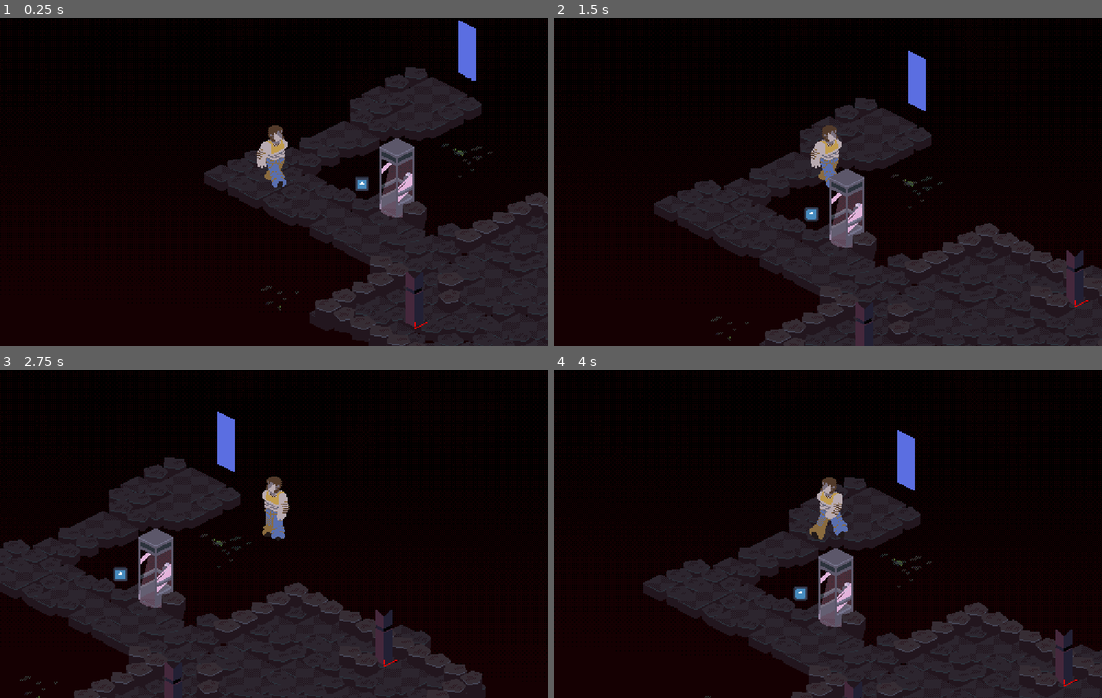
Above: before the commit, frames 1-4 (two rows, left to right).
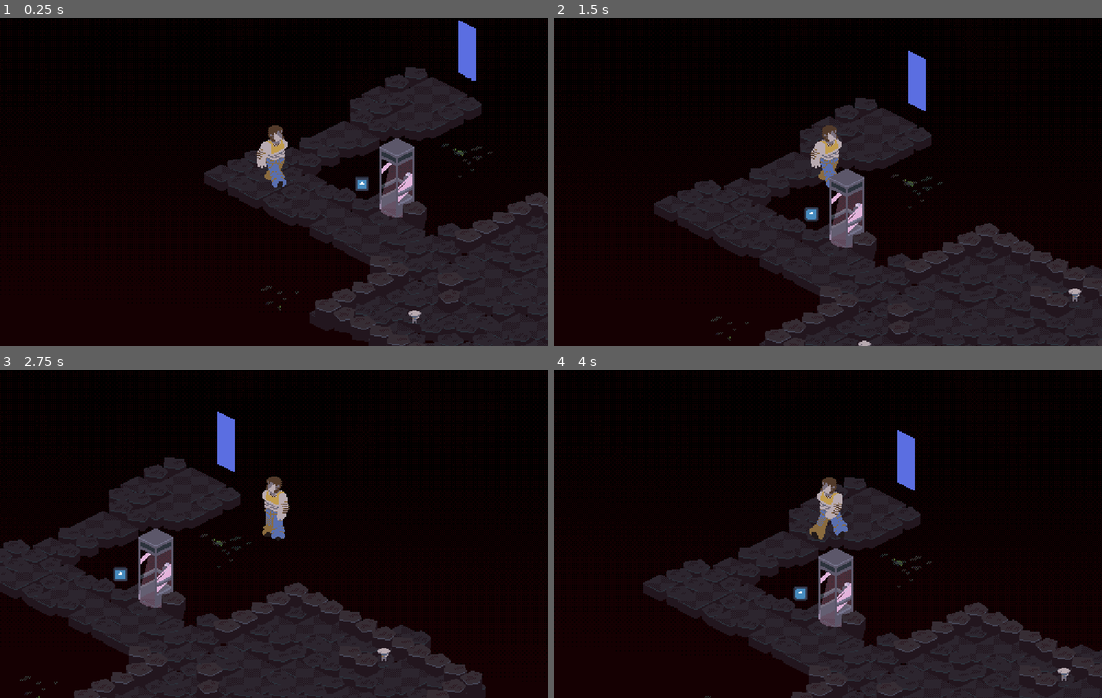
Above: after the commit, the same moments.

Repository: webcatzz/bad-dream
Game: Godot game, scene res://world/loader.tscn
Same seed, same stepped clock (60 frames per second), same inputs: the game is played once before the commit and once after it. The engine's default icon, where the game draws it, is replaced by a stand-in: a white triangle on a blue panel in a dark square.
Inputs (mouse positions are in pixels of both pictures, inside the frame that each line leads up to):
- Up to frame 1 (0.25 s): no input
- Up to frame 2 (1.5 s): tap Enter (ui_accept) at 0.5, 0.77 s; move the mouse to (948, 165) at 0.52 s; hold W (move_right) 0.53-1.28 s; hold Shift (shift) 0.53-1.28 s; click (948, 165) at 0.67 s; move the mouse to (718, 198) at 1.27 s; hold S (move_down) from 1.28 s (still down); tap P at 1.35 s; click (718, 198) at 1.42 s
- Up to frame 3 (2.75 s): tap Enter (ui_accept) at 1.52 s; move the mouse to (328, 461) at 2.02 s; release S (move_down) at 2.03 s; hold W (move_right) from 2.03 s (still down); hold Shift (shift) from 2.03 s (still down); click (328, 461) at 2.17 s
- Up to frame 4 (4 s): move the mouse to (800, 599) at 2.77 s; release W (move_right) at 2.78 s; release Shift (shift) at 2.78 s; hold Q (move_up) 2.78-3.53 s; tap P at 2.85 s; click (800, 599) at 2.92 s; tap Enter (ui_accept) at 3.02, 3.77 s; move the mouse to (992, 583) at 3.52 s; hold A (move_left) from 3.53 s (still down); hold Shift (shift) from 3.53 s (still down); click (992, 583) at 3.67 s

The runs differ from the first frame. In frame 1, 0.3% of the frame differs, in the area x 74-78%, y 77-95%; in frame 2, 0.5%, in the area x 55-98%, y 70-100%; in frame 3, 0.5%; in frame 4, 0.4%.

Commit message:
pathfinding fixes + fungus sprites

Diff:
--- a/asset/actor/sprite/default.tres
+++ b/asset/actor/sprite/default.tres
@@ -57,7 +57,7 @@
 "texture": SubResource("AtlasTexture_iu8e8")
 }],
 "loop": true,
-"name": &"face_down",
+"name": &"idle_down",
 "speed": 5.0
 }, {
 "frames": [{
@@ -65,7 +65,7 @@
 "texture": SubResource("AtlasTexture_n3uta")
 }],
 "loop": true,
-"name": &"face_left",
+"name": &"idle_left",
 "speed": 5.0
 }, {
 "frames": [{
@@ -73,7 +73,7 @@
 "texture": SubResource("AtlasTexture_6xpai")
 }],
 "loop": true,
-"name": &"face_right",
+"name": &"idle_right",
 "speed": 5.0
 }, {
 "frames": [{
@@ -81,7 +81,7 @@
 "texture": SubResource("AtlasTexture_rieyw")
 }],
 "loop": true,
-"name": &"face_up",
+"name": &"idle_up",
 "speed": 5.0
 }, {
 "frames": [{
--- /dev/null
+++ b/asset/actor/sprite/fungus.tres
@@ -0,0 +1,91 @@
+[gd_resource type="SpriteFrames" load_steps=10 format=3 uid="uid://dij16ejkcheu6"]
+
+[ext_resource type="Texture2D" uid="uid://vw6pd0f5wum0" path="res://asset/actor/sprite/fungus.png" id="1_1pcap"]
+
+[sub_resource type="AtlasTexture" id="AtlasTexture_6an4u"]
+atlas = ExtResource("1_1pcap")
+region = Rect2(64, 32, 32, 32)
+
+[sub_resource type="AtlasTexture" id="AtlasTexture_esg2i"]
+atlas = ExtResource("1_1pcap")
+region = Rect2(32, 32, 32, 32)
+
+[sub_resource type="AtlasTexture" id="AtlasTexture_3oawf"]
+atlas = ExtResource("1_1pcap")
+region = Rect2(0, 0, 32, 32)
+
+[sub_resource type="AtlasTexture" id="AtlasTexture_3d6cd"]
+atlas = ExtResource("1_1pcap")
+region = Rect2(32, 0, 32, 32)
+
+[sub_resource type="AtlasTexture" id="AtlasTexture_h0i4r"]
+atlas = ExtResource("1_1pcap")
+region = Rect2(64, 0, 32, 32)
+
+[sub_resource type="AtlasTexture" id="AtlasTexture_oq7u8"]
+atlas = ExtResource("1_1pcap")
+region = Rect2(0, 0, 32, 32)
+
+[sub_resource type="AtlasTexture" id="AtlasTexture_veyxr"]
+atlas = ExtResource("1_1pcap")
+region = Rect2(96, 0, 32, 32)
+
+[sub_resource type="AtlasTexture" id="AtlasTexture_w1nxf"]
+atlas = ExtResource("1_1pcap")
+region = Rect2(128, 0, 32, 32)
+
+[resource]
+animations = [{
+"frames": [],
+"loop": true,
+"name": &"attack",
+"speed": 5.0
+}, {
+"frames": [{
+"duration": 1.0,
+"texture": SubResource("AtlasTexture_6an4u")
+}, {
+"duration": 1.0,
+"texture": SubResource("AtlasTexture_esg2i")
+}],
+"loop": true,
+"name": &"hurt",
+"speed": 10.0
+}, {
+"frames": [{
+"duration": 1.0,
+"texture": SubResource("AtlasTexture_3oawf")
+}],
+"loop": true,
+"name": &"idle",
+"speed": 5.0
+}, {
+"frames": [{
+"duration": 0.5,
+"texture": SubResource("AtlasTexture_3d6cd")
+}, {
+"duration": 1.0,
+"texture": SubResource("AtlasTexture_h0i4r")
+}, {
+"duration": 0.5,
+"texture": SubResource("AtlasTexture_3d6cd")
+}, {
+"duration": 1.0,
+"texture": SubResource("AtlasTexture_oq7u8")
+}, {
+"duration": 0.5,
+"texture": SubResource("AtlasTexture_veyxr")
+}, {
+"duration": 1.0,
+"texture": SubResource("AtlasTexture_w1nxf")
+}, {
+"duration": 0.5,
+"texture": SubResource("AtlasTexture_veyxr")
+}, {
+"duration": 1.0,
+"texture": SubResource("AtlasTexture_oq7u8")
+}],
+"loop": true,
+"name": &"move",
+"speed": 10.0
+}]
--- /dev/null
+++ b/asset/actor/sprite/fungus2.tres
@@ -0,0 +1,126 @@
+[gd_resource type="SpriteFrames" load_steps=15 format=3 uid="uid://bvdfj5mwyubmf"]
+
+[ext_resource type="Texture2D" uid="uid://1jqe5saokva6" path="res://asset/actor/sprite/fungus2.png" id="2_r165k"]
+
+[sub_resource type="AtlasTexture" id="AtlasTexture_t7rr6"]
+atlas = ExtResource("2_r165k")
+region = Rect2(0, 64, 32, 32)
+
+[sub_resource type="AtlasTexture" id="AtlasTexture_22i3g"]
+atlas = ExtResource("2_r165k")
+region = Rect2(32, 64, 32, 32)
+
+[sub_resource type="AtlasTexture" id="AtlasTexture_jbdwc"]
+atlas = ExtResource("2_r165k")
+region = Rect2(64, 64, 32, 32)
+
+[sub_resource type="AtlasTexture" id="AtlasTexture_rf1id"]
+atlas = ExtResource("2_r165k")
+region = Rect2(96, 64, 32, 32)
+
+[sub_resource type="AtlasTexture" id="AtlasTexture_jfpgo"]
+atlas = ExtResource("2_r165k")
+region = Rect2(128, 64, 32, 32)
+
+[sub_resource type="AtlasTexture" id="AtlasTexture_d4kel"]
+atlas = ExtResource("2_r165k")
+region = Rect2(64, 32, 32, 32)
+
+[sub_resource type="AtlasTexture" id="AtlasTexture_crr31"]
+atlas = ExtResource("2_r165k")
+region = Rect2(32, 32, 32, 32)
+
+[sub_resource type="AtlasTexture" id="AtlasTexture_hpyox"]
+atlas = ExtResource("2_r165k")
+region = Rect2(0, 0, 32, 32)
+
+[sub_resource type="AtlasTexture" id="AtlasTexture_58g61"]
+atlas = ExtResource("2_r165k")
+region = Rect2(32, 0, 32, 32)
+
+[sub_resource type="AtlasTexture" id="AtlasTexture_tgf1h"]
+atlas = ExtResource("2_r165k")
+region = Rect2(64, 0, 32, 32)
+
+[sub_resource type="AtlasTexture" id="AtlasTexture_o4qyc"]
+atlas = ExtResource("2_r165k")
+region = Rect2(0, 0, 32, 32)
+
+[sub_resource type="AtlasTexture" id="AtlasTexture_nh21r"]
+atlas = ExtResource("2_r165k")
+region = Rect2(96, 0, 32, 32)
+
+[sub_resource type="AtlasTexture" id="AtlasTexture_dor53"]
+atlas = ExtResource("2_r165k")
+region = Rect2(128, 0, 32, 32)
+
+[resource]
+animations = [{
+"frames": [{
+"duration": 1.0,
+"texture": SubResource("AtlasTexture_t7rr6")
+}, {
+"duration": 1.0,
+"texture": SubResource("AtlasTexture_22i3g")
+}, {
+"duration": 1.0,
+"texture": SubResource("AtlasTexture_jbdwc")
+}, {
+"duration": 1.0,
+"texture": SubResource("AtlasTexture_rf1id")
+}, {
+"duration": 1.0,
+"texture": SubResource("AtlasTexture_jfpgo")
+}],
+"loop": true,
+"name": &"attack",
+"speed": 10.0
+}, {
+"frames": [{
+"duration": 1.0,
+"texture": SubResource("AtlasTexture_d4kel")
+}, {
+"duration": 1.0,
+"texture": SubResource("AtlasTexture_crr31")
+}],
+"loop": true,
+"name": &"hurt",
+"speed": 10.0
+}, {
+"frames": [{
+"duration": 1.0,
+"texture": SubResource("AtlasTexture_hpyox")
+}],
+"loop": true,
+"name": &"idle",
+"speed": 5.0
+}, {
+"frames": [{
+"duration": 0.5,
+"texture": SubResource("AtlasTexture_58g61")
+}, {
+"duration": 1.0,
+"texture": SubResource("AtlasTexture_tgf1h")
+}, {
+"duration": 0.5,
+"texture": SubResource("AtlasTexture_58g61")
+}, {
+"duration": 1.0,
+"texture": SubResource("AtlasTexture_o4qyc")
+}, {
+"duration": 0.5,
+"texture": SubResource("AtlasTexture_nh21r")
+}, {
+"duration": 1.0,
+"texture": SubResource("AtlasTexture_dor53")
+}, {
+"duration": 0.5,
+"texture": SubResource("AtlasTexture_nh21r")
+}, {
+"duration": 1.0,
+"texture": SubResource("AtlasTexture_o4qyc")
+}],
+"loop": true,
+"name": &"move",
+"speed": 10.0
+}]
--- a/asset/actor/sprite/woodcarver.tres
+++ b/asset/actor/sprite/woodcarver.tres
@@ -57,7 +57,7 @@
 "texture": SubResource("AtlasTexture_pjp1g")
 }],
 "loop": true,
-"name": &"face_down",
+"name": &"idle_down",
 "speed": 5.0
 }, {
 "frames": [{
@@ -65,7 +65,7 @@
 "texture": SubResource("AtlasTexture_i7xhw")
 }],
 "loop": true,
-"name": &"face_left",
+"name": &"idle_left",
 "speed": 5.0
 }, {
 "frames": [{
@@ -73,7 +73,7 @@
 "texture": SubResource("AtlasTexture_5x01w")
 }],
 "loop": true,
-"name": &"face_right",
+"name": &"idle_right",
 "speed": 5.0
 }, {
 "frames": [{
@@ -81,7 +81,7 @@
 "texture": SubResource("AtlasTexture_68g1s")
 }],
 "loop": true,
-"name": &"face_up",
+"name": &"idle_up",
 "speed": 5.0
 }, {
 "frames": [{
--- a/node/actor/actor.gd
+++ b/node/actor/actor.gd
@@ -20,7 +20,6 @@
 
 ## Toggles the spotlight and plays sfx.
 func set_spotlight(value: bool) -> void:
-	return
 	if value != $DuringTurn/Spotlight.visible:
 		$DuringTurn/Spotlight.visible = value
 		if value: $SFX/SpotlightOn.play()
@@ -45,8 +44,10 @@
 	# updating variables
 	data.node = self
 	data.position = Iso.to_grid(position)
+	# sprite
 	_sprite.sprite_frames = data.sprite
-	_set_sprite_idle()
+	_sprite.offset = data.sprite_offset
+	_set_sprite_anim("idle")
 
 	# orientation
 	data.position_changed.connect(_on_position_changed)
@@ -130,23 +131,16 @@
 
 # sprite
 
-func _set_sprite_idle() -> void:
-	match data.facing:
-		Vector2i.DOWN: _sprite.animation = &"face_down"
-		Vector2i.UP: _sprite.animation = &"face_up"
-		Vector2i.LEFT: _sprite.animation = &"face_left"
-		Vector2i.RIGHT: _sprite.animation = &"face_right"
-
-
-func _set_sprite_move() -> void:
-	match data.facing:
-		Vector2i.DOWN: _sprite.animation = &"move_down"
-		Vector2i.UP: _sprite.animation = &"move_up"
-		Vector2i.LEFT: _sprite.animation = &"move_left"
-		Vector2i.RIGHT: _sprite.animation = &"move_right"
+func _set_sprite_anim(anim: String) -> void:
+	if data.sprite.has_animation(anim): _sprite.animation = anim
+	else: match data.facing:
+		Vector2i.DOWN: _sprite.animation = anim + "_down"
+		Vector2i.UP: _sprite.animation = anim + "_up"
+		Vector2i.LEFT: _sprite.animation = anim + "_left"
+		Vector2i.RIGHT: _sprite.animation = anim + "_right"
 
 
 func _advance_sprite_frame(by: int = 1) -> void:
 	var frame: int = _sprite.frame + by
-	_set_sprite_move()
+	_set_sprite_anim("move")
 	_sprite.frame = frame % _sprite.sprite_frames.get_frame_count(_sprite.animation)
--- a/node/actor/actor.tscn
+++ b/node/actor/actor.tscn
@@ -27,38 +27,26 @@
 tracks/1/type = "value"
 tracks/1/imported = false
 tracks/1/enabled = true
-tracks/1/path = NodePath("Sprite:offset")
+tracks/1/path = NodePath(".:modulate")
 tracks/1/interp = 1
 tracks/1/loop_wrap = true
 tracks/1/keys = {
 "times": PackedFloat32Array(0),
 "transitions": PackedFloat32Array(1),
 "update": 0,
-"values": [Vector2(0, -24)]
+"values": [Color(1, 1, 1, 1)]
 }
 tracks/2/type = "value"
 tracks/2/imported = false
 tracks/2/enabled = true
-tracks/2/path = NodePath(".:modulate")
+tracks/2/path = NodePath("Sprite:offset:x")
 tracks/2/interp = 1
 tracks/2/loop_wrap = true
 tracks/2/keys = {
 "times": PackedFloat32Array(0),
 "transitions": PackedFloat32Array(1),
-"update": 0,
-"values": [Color(1, 1, 1, 1)]
-}
-tracks/3/type = "value"
-tracks/3/imported = false
-tracks/3/enabled = true
-tracks/3/path = NodePath("Sprite:frame_coords")
-tracks/3/interp = 1
-tracks/3/loop_wrap = true
-tracks/3/keys = {
-"times": PackedFloat32Array(0),
-"transitions": PackedFloat32Array(1),
 "update": 1,
-"values": [Vector2i(0, 0)]
+"values": [0.0]
 }
 
 [sub_resource type="Animation" id="Animation_rbjyw"]
@@ -78,14 +66,14 @@
 tracks/1/type = "value"
 tracks/1/imported = false
 tracks/1/enabled = true
-tracks/1/path = NodePath("Sprite:offset")
+tracks/1/path = NodePath("Sprite:offset:x")
 tracks/1/interp = 1
 tracks/1/loop_wrap = true
 tracks/1/keys = {
 "times": PackedFloat32Array(0.1, 0.2, 0.3),
 "transitions": PackedFloat32Array(1, 1, 1),
 "update": 1,
-"values": [Vector2(4, -24), Vector2(-4, -24), Vector2(0, -24)]
+"values": [4.0, -4.0, 0.0]
 }
 
 [sub_resource type="Animation" id="Animation_jtl2j"]
--- a/node/actor/party_actor.gd
+++ b/node/actor/party_actor.gd
@@ -46,9 +46,9 @@
 		)
 
 		if Data.get_leader().node.input:
-			_set_sprite_move()
+			_set_sprite_anim("move")
 		else:
-			_set_sprite_idle()
+			_set_sprite_anim("idle")
 
 
 
@@ -112,7 +112,7 @@
 	data.move.call_deferred(Data.get_leader().position)
 
 	_sprite.stop()
-	_set_sprite_move()
+	_set_sprite_anim("move")
 	_sprite.frame = 1
 
 
--- a/node/actor/player_actor.gd
+++ b/node/actor/player_actor.gd
@@ -58,11 +58,11 @@
 
 		if input:
 			data.facing = Iso.to_grid(Iso.get_direction(input))
-			_set_sprite_move()
+			_set_sprite_anim("move")
 			_sprite.play()
 			get_viewport().set_input_as_handled()
 		else:
-			_set_sprite_idle()
+			_set_sprite_anim("idle")
 
 
 func _physics_process(_delta: float) -> void:
@@ -89,7 +89,7 @@
 	data.position = Iso.to_grid(position)
 
 	_sprite.stop()
-	_set_sprite_move()
+	_set_sprite_anim("move")
 	_sprite.frame = 1
 
 
--- a/node/astar_draw.gd
+++ b/node/astar_draw.gd
@@ -1,26 +1,27 @@
 extends Node2D
 
 
-func _ready() -> void:
-	visible = false
-	z_index = 5
-	Battle.started.connect(update)
-	Battle.ended.connect(set_visible.bind(false))
+func _draw() -> void:
+	if not Battle.active: return
+
+	var mouse_pos: Vector2 = get_local_mouse_position().snapped(Vector2(16, 8))
+
+	for x in Battle.field.region.size.x: for y in Battle.field.region.size.y:
+		var point: Vector2i = Vector2i(x, y) + Battle.field.region.position
+
+		if not Battle.field.is_point_solid(point):
+			draw_circle(Iso.from_grid(point), 2, Color.RED)
+		if not Battle.field.is_point_travellable(point):
+			draw_circle(Iso.from_grid(point), 2, Color.ORANGE)
+
+		if Iso.from_grid(point) == mouse_pos:
+			draw_string(
+				ThemeDB.get_project_theme().default_font,
+				Iso.from_grid(point) + Vector2(8, 3),
+				str(point),
+				0, -1, 10
+			)
 
 
-func update() -> void:
-	visible = true
+func _process(_delta: float) -> void:
 	queue_redraw()
-
-
-func _draw() -> void:
-	if visible and Data.get_flag("draw_astar"):
-		for x in Battle.field.region.size.x: for y in Battle.field.region.size.y:
-			var point: Vector2i = Vector2i(x, y) + Battle.field.region.position
-
-			if not Battle.field.is_point_solid(point):
-				draw_string(
-					ThemeDB.get_project_theme().default_font,
-					Iso.from_grid(point),
-					str(Battle.field.get_point_weight_scale(point))
-				)
--- a/node/save_point.tscn
+++ b/node/save_point.tscn
@@ -252,6 +252,23 @@
 "values": [false]
 }
 
+[sub_resource type="Animation" id="Animation_qthjj"]
+resource_name = "plug_in"
+length = 0.5
+step = 0.025
+tracks/0/type = "value"
+tracks/0/imported = false
+tracks/0/enabled = true
+tracks/0/path = NodePath("UI/Margins/Plug/Mask/Sprite:position")
+tracks/0/interp = 2
+tracks/0/loop_wrap = true
+tracks/0/keys = {
+"times": PackedFloat32Array(0, 0.2, 0.3, 0.4, 0.45, 0.5),
+"transitions": PackedFloat32Array(1, 1, 1, 1, 1, 1),
+"update": 1,
+"values": [Vector2(48, 12), Vector2(8, 2), Vector2(8, 2), Vector2(0, 0), Vector2(2, 0.5), Vector2(0, 0)]
+}
+
 [sub_resource type="Animation" id="Animation_sy7ys"]
 resource_name = "plug_out"
 length = 0.5
@@ -267,23 +284,6 @@
 "transitions": PackedFloat32Array(1, 1, 1, 1, 1),
 "update": 1,
 "values": [Vector2(0, 0), Vector2(4, 1), Vector2(48, 12), Vector2(52, 13), Vector2(48, 12)]
-}
-
-[sub_resource type="Animation" id="Animation_qthjj"]
-resource_name = "plug_in"
-length = 0.5
-step = 0.025
-tracks/0/type = "value"
-tracks/0/imported = false
-tracks/0/enabled = true
-tracks/0/path = NodePath("UI/Margins/Plug/Mask/Sprite:position")
-tracks/0/interp = 2
-tracks/0/loop_wrap = true
-tracks/0/keys = {
-"times": PackedFloat32Array(0, 0.2, 0.3, 0.4, 0.45, 0.5),
-"transitions": PackedFloat32Array(1, 1, 1, 1, 1, 1),
-"update": 1,
-"values": [Vector2(48, 12), Vector2(8, 2), Vector2(8, 2), Vector2(0, 0), Vector2(2, 0.5), Vector2(0, 0)]
 }
 
 [sub_resource type="AnimationLibrary" id="AnimationLibrary_kaywy"]
--- a/resource/actor/enemy1.tres
+++ /dev/null
@@ -1,21 +0,0 @@
-[gd_resource type="Resource" load_steps=3 format=3 uid="uid://caiv82vs4t3u1"]
-
-[ext_resource type="Resource" uid="uid://c520hdu6q2tad" path="res://resource/action/default.tres" id="1_lph7o"]
-[ext_resource type="Script" path="res://resource/actor/enemy_actor.gd" id="2_hxqhm"]
-
-[resource]
-script = ExtResource("2_hxqhm")
-keep_distance = 0
-preferred_facing = Vector2i(0, 1)
-name = "Enemy1"
-description = "..."
-max_health = 10
-defense = 0
-resistance = 0
-evasion = 0.0
-tiles_per_turn = 5
-actions_per_turn = 1
-actions = Array[Resource("res://resource/script/action.gd")]([ExtResource("1_lph7o")])
-attributes = Array[Resource("res://resource/script/attribute.gd")]([])
-weak_against = Array[int]([])
-strong_against = Array[int]([])
--- a/resource/actor/enemy2.tres
+++ /dev/null
@@ -1,22 +0,0 @@
-[gd_resource type="Resource" load_steps=3 format=3 uid="uid://y7mxhcoo4325"]
-
-[ext_resource type="Resource" uid="uid://c520hdu6q2tad" path="res://resource/action/default.tres" id="1_3gkt4"]
-[ext_resource type="Script" path="res://resource/actor/enemy_actor.gd" id="2_qsjf1"]
-
-[resource]
-script = ExtResource("2_qsjf1")
-type = 0
-keep_distance = 0
-in_party = false
-name = "Enemy2"
-description = "..."
-max_health = 10
-defense = 0
-resistance = 0
-evasion = 1.0
-tiles_per_turn = 5
-actions_per_turn = 1
-actions = Array[Resource("res://resource/script/action.gd")]([ExtResource("1_3gkt4")])
-attributes = Array[Resource("res://resource/script/attribute.gd")]([])
-weak_against = Array[int]([])
-strong_against = Array[int]([])
--- a/resource/actor/enemy_actor.gd
+++ b/resource/actor/enemy_actor.gd
@@ -69,8 +69,11 @@
 		var target_point: Vector2i = actor.position + offset
 		if not Battle.field.is_point_travellable(target_point, node.get_rid()): continue
 
-		var path: PackedVector2Array = get_path_to(target_point + Iso.rotate_grid_vector(offset, preferred_facing))
-		if not path: continue
+		var pre_target_point: Vector2i = target_point + Iso.rotate_grid_vector(offset, preferred_facing)
+		if not Battle.field.is_point_travellable(pre_target_point, node.get_rid()): continue
+
+		var path: PackedVector2Array = get_path_to(pre_target_point)
+		if not path and position != pre_target_point: continue
 
 		path.append(target_point)
 		paths.append(path)
--- /dev/null
+++ b/resource/actor/fungus.tres
@@ -0,0 +1,24 @@
+[gd_resource type="Resource" load_steps=4 format=3 uid="uid://caiv82vs4t3u1"]
+
+[ext_resource type="Resource" uid="uid://c520hdu6q2tad" path="res://resource/action/default.tres" id="1_k68rh"]
+[ext_resource type="Script" path="res://resource/actor/enemy_actor.gd" id="2_go37j"]
+[ext_resource type="SpriteFrames" uid="uid://bvdfj5mwyubmf" path="res://asset/actor/sprite/fungus2.tres" id="3_xnmgn"]
+
+[resource]
+script = ExtResource("2_go37j")
+keep_distance = 0
+preferred_facing = Vector2i(0, 1)
+name = "Fungus"
+description = "..."
+max_health = 10
+defense = 0
+resistance = 0
+evasion = 0.0
+tiles_per_turn = 5
+actions_per_turn = 1
+actions = Array[Resource("res://resource/script/action.gd")]([ExtResource("1_k68rh")])
+attributes = Array[Resource("res://resource/script/attribute.gd")]([])
+weak_against = Array[int]([])
+strong_against = Array[int]([])
+sprite = ExtResource("3_xnmgn")
+sprite_offset = Vector2i(0, -6)
--- /dev/null
+++ b/resource/actor/fungus2.tres
@@ -0,0 +1,24 @@
+[gd_resource type="Resource" load_steps=4 format=3 uid="uid://y7mxhcoo4325"]
+
+[ext_resource type="Resource" uid="uid://c520hdu6q2tad" path="res://resource/action/default.tres" id="1_n4kps"]
+[ext_resource type="Script" path="res://resource/actor/enemy_actor.gd" id="2_0uhra"]
+[ext_resource type="SpriteFrames" uid="uid://bvdfj5mwyubmf" path="res://asset/actor/sprite/fungus2.tres" id="3_bb8kk"]
+
+[resource]
+script = ExtResource("2_0uhra")
+keep_distance = 0
+preferred_facing = Vector2i(0, 0)
+name = "Fungus2"
+description = "..."
+max_health = 10
+defense = 0
+resistance = 0
+evasion = 1.0
+tiles_per_turn = 5
+actions_per_turn = 1
+actions = Array[Resource("res://resource/script/action.gd")]([ExtResource("1_n4kps")])
+attributes = Array[Resource("res://resource/script/attribute.gd")]([])
+weak_against = Array[int]([])
+strong_against = Array[int]([])
+sprite = ExtResource("3_bb8kk")
+sprite_offset = Vector2i(0, -6)
--- a/resource/actor/woodcarver.tres
+++ b/resource/actor/woodcarver.tres
@@ -11,7 +11,6 @@
 [resource]
 script = ExtResource("3_4fjlo")
 name = "woodcarver"
-sprite = ExtResource("7_e3qr5")
 description = "..."
 max_health = 10
 defense = 0
@@ -23,3 +22,5 @@
 attributes = Array[Resource("res://resource/script/attribute.gd")]([])
 weak_against = Array[int]([])
 strong_against = Array[int]([])
+sprite = ExtResource("7_e3qr5")
+sprite_offset = Vector2i(0, -24)
--- a/resource/script/actor.gd
+++ b/resource/script/actor.gd
@@ -23,7 +23,6 @@
 
 # appearance
 @export var name: String = "Actor"
-@export var sprite: SpriteFrames = load("res://asset/actor/sprite/default.tres")
 @export var portrait: Texture2D = load("res://asset/actor/portrait/default.png")
 @export_multiline var description: String = "..."
 
@@ -68,6 +67,11 @@
 @export var weak_against: Array[Action.Type] ## Damage types whose damage is doubled.
 @export var strong_against: Array[Action.Type] ## Damage types whose damage is halved.
 
+# sprite
+@export_group("Sprite")
+@export var sprite: SpriteFrames = load("res://asset/actor/sprite/default.tres")
+@export var sprite_offset: Vector2i = Vector2i(0, -24)
+
 # orientation
 var position: Vector2i: ## The actor's current position in grid coordinates.
 	set(value): position = value; position_changed.emit(position)
--- a/script/data.gd
+++ b/script/data.gd
@@ -38,6 +38,10 @@
 	await get_tree().process_frame
 	await get_tree().process_frame
 	Game.spawn_party(file.get_value("world", "position", Vector2.ZERO))
+
+	# debug
+	if get_flag("draw_astar"):
+		get_tree().root.add_child(load("res://node/astar_draw.gd").new())
 
 
 ## Saves game data to the specified file.
--- a/script/game.gd
+++ b/script/game.gd
@@ -31,13 +31,13 @@
 # party
 
 func spawn_party(position: Vector2) -> void:
-	for actor: Actor in Data.party:
-		if not actor.node:
-			actor.node = load("res://node/actor/player_actor.tscn" if actor == Data.get_leader() else "res://node/actor/party_actor.tscn").instantiate()
-			actor.node.data = actor
+	for i: int in range(Data.party.size() - 1, -1, -1):
+		if not Data.party[i].node:
+			Data.party[i].node = load("res://node/actor/party_actor.tscn" if i else "res://node/actor/player_actor.tscn").instantiate()
+			Data.party[i].node.data = Data.party[i]
 
-		actor.node.position = position
-		get_tree().current_scene.add_child(actor.node)
+		Data.party[i].node.position = position
+		get_tree().current_scene.add_child(Data.party[i].node)
 
 
 
--- a/world/test.tscn
+++ b/world/test.tscn
@@ -7,8 +7,8 @@
 [ext_resource type="PackedScene" uid="uid://d0rs3moyicxl5" path="res://node/door.tscn" id="6_ikrja"]
 [ext_resource type="PackedScene" uid="uid://bey6fhrbn55h0" path="res://node/actor/actor.tscn" id="7_hfi23"]
 [ext_resource type="Script" path="res://node/triggers/battle_trigger.gd" id="7_kkk1m"]
-[ext_resource type="Resource" uid="uid://caiv82vs4t3u1" path="res://resource/actor/enemy1.tres" id="8_3c3ty"]
-[ext_resource type="Resource" uid="uid://y7mxhcoo4325" path="res://resource/actor/enemy2.tres" id="9_hlaus"]
+[ext_resource type="Resource" uid="uid://caiv82vs4t3u1" path="res://resource/actor/fungus.tres" id="8_3c3ty"]
+[ext_resource type="Resource" uid="uid://y7mxhcoo4325" path="res://resource/actor/fungus2.tres" id="9_hlaus"]
 [ext_resource type="Material" uid="uid://cs41y0404k2al" path="res://asset/shader/dither.tres" id="12_7dtxf"]
 
 [sub_resource type="SegmentShape2D" id="SegmentShape2D_hh3lc"]
Binary file added: asset/actor/sprite/fungus.aseprite
Binary file added: asset/actor/sprite/fungus.png
Binary file added: asset/actor/sprite/fungus2.png
